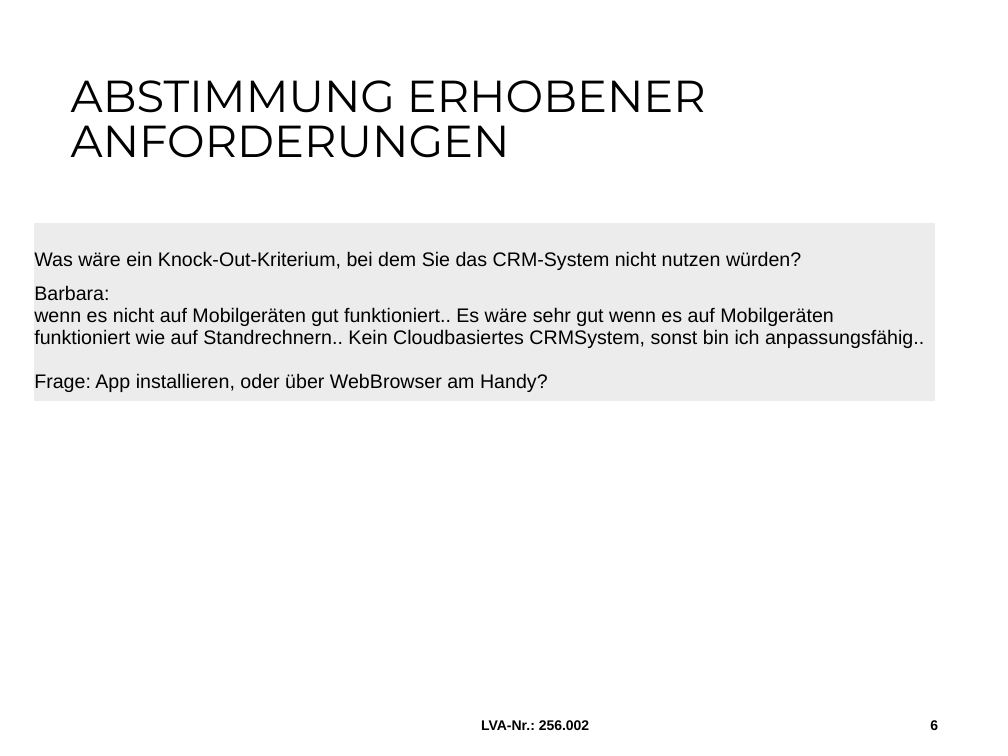
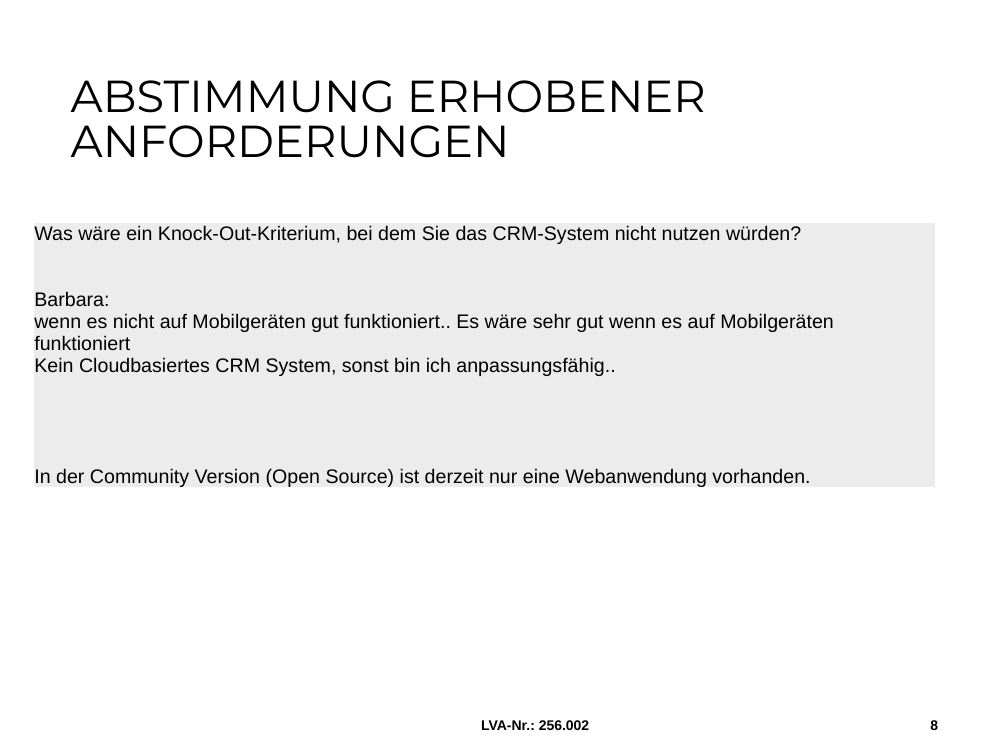
Before and after one commit to MilosTomic123/IT_Projekt_SS19, a slide deck: slide 8 of Arbeitsdokumente/190522_Workshop.pptx (slide 6 before the commit). Drawn at 1008x756 pixels with LibreOffice and Linux fonts; fonts in the diff are those of the drawing; background and template pictures are left out. Boxes give left, top, right and bottom in pixels: in the first picture for what was removed or moved away, otherwise in the second. Text is boxed around its words. In the diff, an @@ line names an element or a change of style, - is before the commit and + after.

```diff
--- a/Arbeitsdokumente/190522_Workshop.pptx
+++ b/Arbeitsdokumente/190522_Workshop.pptx
@@ table at (x1=33, y1=222, x2=935, y2=491) @@
-row 1, column 1: Was wäre ein Knock-Out-Kriterium, bei dem Sie das CRM-System nicht nutzen würden? / Barbara: / wenn es nicht auf Mobilgeräten gut funktioniert.. Es wäre sehr gut wenn es auf Mobilgeräten funktioniert wie auf Standrechnern.. Kein Cloudbasiertes CRMSystem, sonst bin ich anpassungsfähig.. / Frage: App installieren, oder über WebBrowser am Handy?
+row 1, column 1: Was wäre ein Knock-Out-Kriterium, bei dem Sie das CRM-System nicht nutzen würden? / Barbara: / wenn es nicht auf Mobilgeräten gut funktioniert.. Es wäre sehr gut wenn es auf Mobilgeräten funktioniert / Kein Cloudbasiertes CRM System, sonst bin ich anpassungsfähig.. / In der Community Version (Open Source) ist derzeit nur eine Webanwendung vorhanden.
```
Also in this commit, not shown: 3 other slides changed, 7 slides added, 1 other file.
